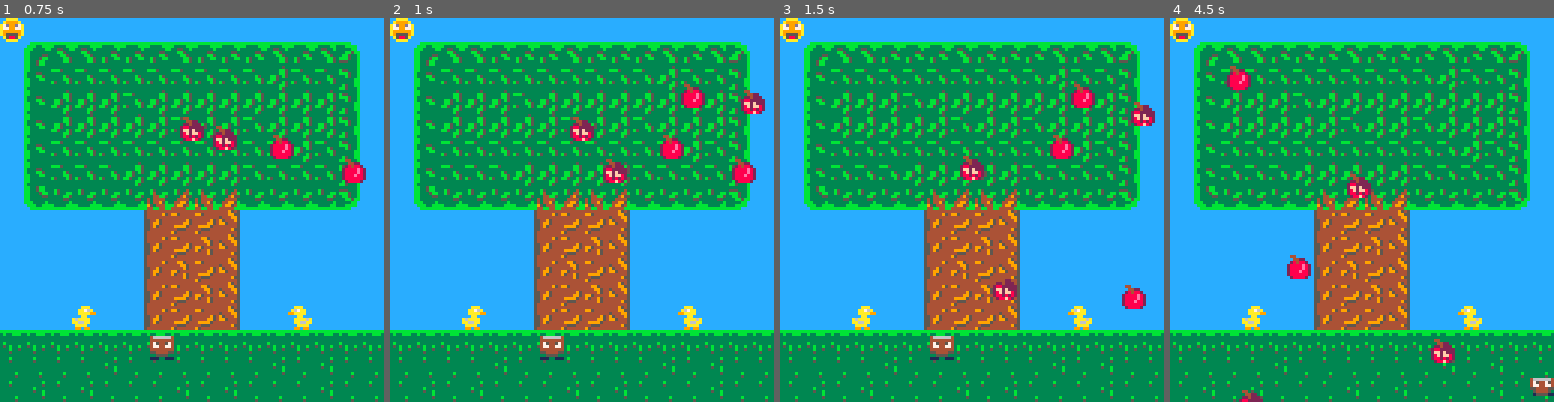
Above: before the commit, frames 1-4 (left to right).
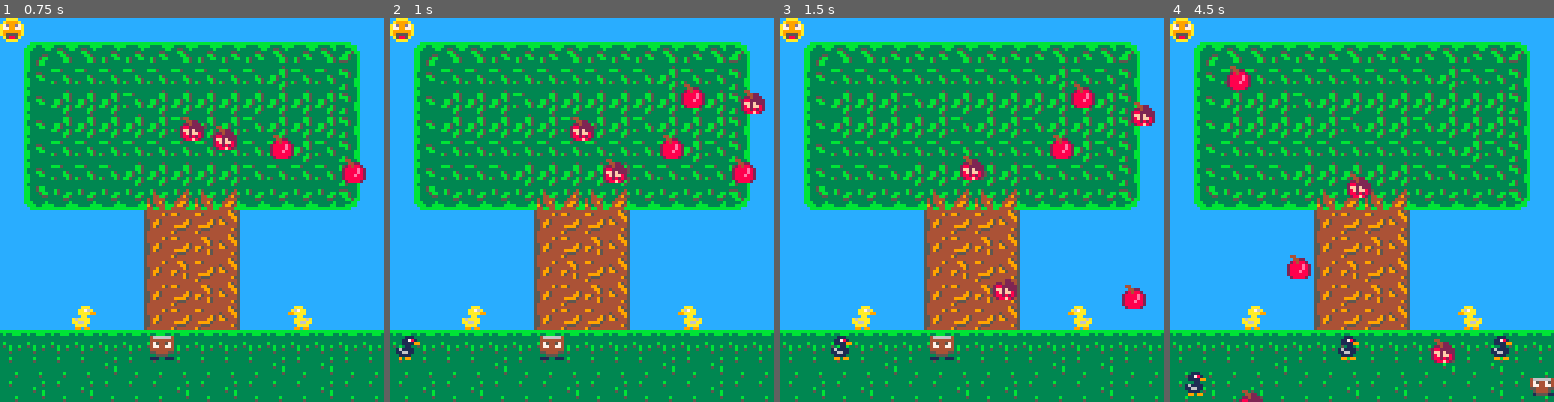
Above: after the commit, the same moments.

Repository: ejames0711/wicker
Game: PICO-8 cartridge wicker.p8
The game is run twice, just before and just after one commit, with the same random seed, the same clock (stepped at 60 frames per second) and the same inputs.
Inputs:
- Up to frame 1 (0.75 s): no input
- Up to frame 2 (1 s): no input
- Up to frame 3 (1.5 s): no input
- Up to frame 4 (4.5 s): hold Right 1.6-2.1 s; hold Up 2.15-2.42 s; hold Right 2.47-3.03 s; hold Left 3.08-3.58 s; hold Down 3.63-3.97 s; hold Right from 4.02 s (still down)

Frame 1 is identical in both runs. In frame 2, 0.2% of the frame differs, in the area x 1-8%, y 82-90%; in frame 3, 0.2%; in frame 4, 0.7%, in the area x 3-90%, y 82-99%.

Commit message:
randomize enemy spawn and animation

Diff:
--- a/wicker.p8
+++ b/wicker.p8
@@ -19,25 +19,25 @@
 	bapples = {}
 
 	--enemy
+	ducks= {}
+	dtimer = 0
+
+	--game
 	score = 0
-
-	--game
 	lane1 = 106
 	lane2 = 118
 end
 
 
 function _update()
-
  update_game()
-
 end
 
 function _draw()
  draw_game()
 end
 -->8
---player
+-- player
 
 function player_mv(dir)
 
@@ -75,6 +75,7 @@
 		player.y = lane1
 	end
 
+--collision
 	if player.x+8 > 128 then
 		player.x = 120
 	end
@@ -95,6 +96,12 @@
 		stimer += 1
 	else
 		stimer = 0
+	end
+
+	if dtimer < 50 then
+		dtimer += 1
+	else
+		dtimer = 0
 	end
 
 end
@@ -139,15 +146,40 @@
 	bapple.speed = rnd(3.5)+1
 	add(bapples,bapple)
 end
+
+function spawn_duck()
+	rand = flr(rnd(2))+1
+	local duck = {}
+	duck.x = -5
+	if rand == 2 then
+		duck.y = lane1
+	else
+		duck.y = lane2
+	end
+	duck.spr = 24
+	duck.timer = flr(rnd(30))+10
+	add(ducks,duck)
+end
+
+function draw_spr_col(ob,col)
+	for ob in all(col) do
+		spr(ob.spr,ob.x,ob.y)
+	end
+end
 -->8
 -- update
 
 function update_game()
 	update_timers()
+	anim_duck()
 
 	if stimer == flr(rnd(4))+2 then
 		spawn_apple()
 		spawn_bapple()
+	end
+
+	if dtimer == 25 then
+		spawn_duck()
 	end
 
 	if not btn(➡️) and not btn(⬅️) then
@@ -213,26 +245,35 @@
 
 	end
 
+	for duck in all(ducks) do
+		duck.x += 1
+	end
+
+
 end
 -->8
---draw
+-- draw
 
 function draw_game()
  cls(12)
  map()
 	spr(player.spr,player.x,player.y,1,1,player.flip)
-	for apple in all(apples) do
-		spr(apple.spr,apple.x,apple.y)
-	end
-	for bapple in all(bapples) do
-		spr(bapple.spr,bapple.x,bapple.y)
-	end
+	draw_spr_col(apple,apples)
+	draw_spr_col(bapple,bapples)
+	draw_spr_col(duck,ducks)
 end
 -->8
 -- enemies
-
-function spawn_duck()
-
+function anim_duck()
+ for duck in all(ducks) do
+		if stimer%5 == 0 then
+			if duck.spr < 25 then
+	 		duck.spr += 1
+	 	else
+	 		duck.spr = 24
+	 	end
+	 end
+	end
 end
 __gfx__
 04400000bbbbbbbbbbbbb0000440000000aaaa004666666400000000000000005444444444449545444444444444444400000000000000000000000000000000
@@ -243,14 +284,14 @@
 28f2ff8233333bb53bbb533b2888e882a955559a5544445555444455554444555549544444444445449999544954495400000000000000000000000000000000
 2882828233333bb53555333b288888820a5885a00055550005444450005555005544444444444955444555444444495400000000000000000000000000000000
 0288f820333333333333333b0288882000aaaa001110011101555511111001105444444444444445495444444444444400000000000000000000000000000000
-bb333333333333533333333b00bbbbbbbb335bb3bbbbbbbb000aaa0000aaa0000001110000111000000000000000000000000000000000000000000000000000
-bb33333333333bb53b55333b0bbb33bbbb335bb33b33bbb300067aa00a67aa000008711001871100000000000000000000000000000000000000000000000000
-b333553333333bb53bbb533bbbb3333bbb3335bb33333333099aaaa099aaaa000991111099111100000000000000000000000000000000000000000000000000
+bb333333333333533333333b00bbbbbbbb335bb3bbbbbbbb000aaa0000aaa0000011100000011100000000000000000000000000000000000000000000000000
+bb33333333333bb53b55333b0bbb33bbbb335bb33b33bbb300067aa00a67aa000117810000117810000000000000000000000000000000000000000000000000
+b333553333333bb53bbb533bbbb3333bbb3335bb33333333099aaaa099aaaa000111199000111199000000000000000000000000000000000000000000000000
 b333bb5333bb53b5333b533bbb333333bb33335533333333000aa000000aa0000001100000011000000000000000000000000000000000000000000000000000
-bb333bb333bb5333333333bbbb333355bb3333333b33333300aaaa6a00aaaa6a0011116100111161000000000000000000000000000000000000000000000000
-bb3333333bb533b5333333bbbb3335bbbbb3333b353b33b300aa66aa00aa66aa0011661100116611000000000000000000000000000000000000000000000000
-bb33333333333bb533b533bbbb335bb30bbb33bb333b3353000aaaa0000aaaa00001111000011110000000000000000000000000000000000000000000000000
-b333333333333b533bb5333bbb335bb300bbbbbb3335333300990990009909900099099000099090000000000000000000000000000000000000000000000000
+bb333bb333bb5333333333bbbb333355bb3333333b33333300aaaa6a00aaaa6a1611110016111100000000000000000000000000000000000000000000000000
+bb3333333bb533b5333333bbbb3335bbbbb3333b353b33b300aa66aa00aa66aa1166110011661100000000000000000000000000000000000000000000000000
+bb33333333333bb533b533bbbb335bb30bbb33bb333b3353000aaaa0000aaaa00111100001111000000000000000000000000000000000000000000000000000
+b333333333333b533bb5333bbb335bb300bbbbbb3335333300990990009909900990990009099000000000000000000000000000000000000000000000000000
 3333333333333333bbbbbbbb3333333b33333333333333333333333333333333000aaa0000000000000000000000000000000000000000000000000000000000
 33b533333bbb5333bb3333bb3555333b333b3333333333b333b5334333b5333300aa76a000000000000000000000000000000000000000000000000000000000
 33b533bb333333333333333b3bbb533b333533333333335333b5344b33b433bb00aaaa9900000000000000000000000000000000000000000000000000000000
